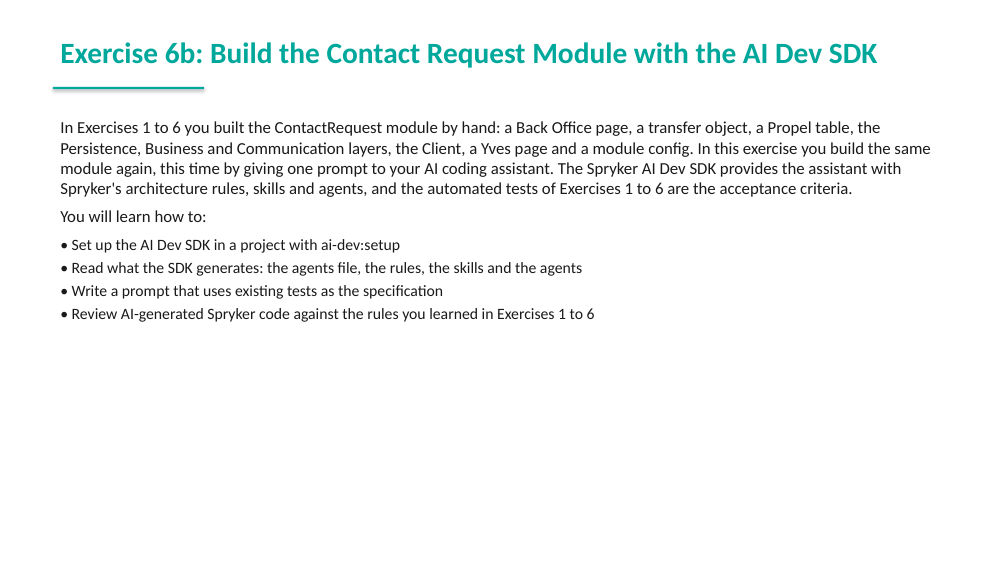
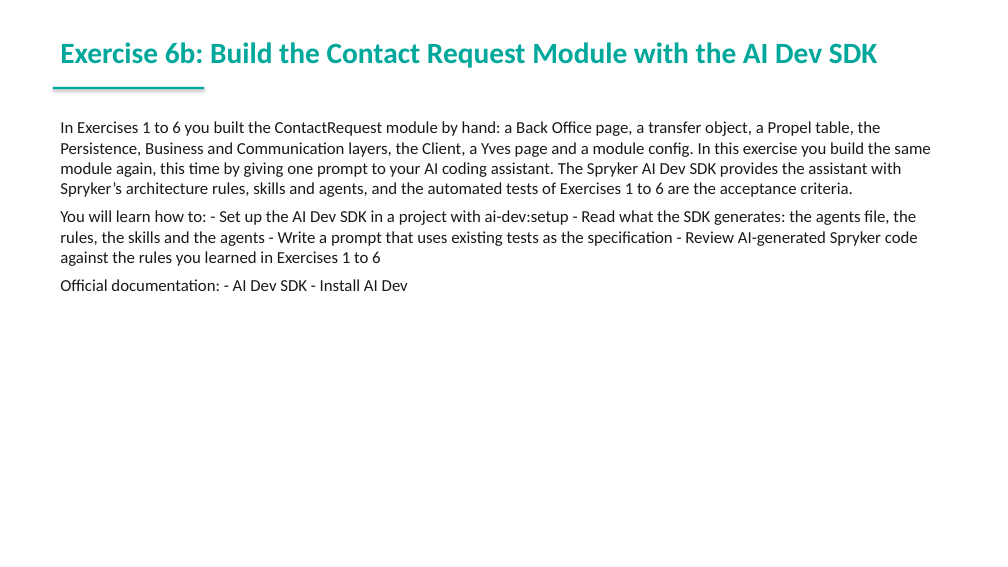
Before and after one commit to spryker-academy/instructor-exercises, a slide deck: slide 154 of guides-pptx/spryker-academy-fundamental.pptx (slide 144 before the commit). Drawn at 1008x567 pixels with LibreOffice and Linux fonts; fonts in the diff are those of the drawing. Boxes give left, top, right and bottom in pixels: in the first picture for what was removed or moved away, otherwise in the second. Text is boxed around its words. In the diff, an @@ line names an element or a change of style, - is before the commit and + after.

```diff
--- a/guides-pptx/spryker-academy-fundamental.pptx
+++ b/guides-pptx/spryker-academy-fundamental.pptx
@@ text at [60, 121, 930, 291]: text changed @@
-In Exercises 1 to 6 you built the ContactRequest module by hand: a Back Office page, a transfer object, a Propel table, the Persistence, Business and Communication layers, the Client, a Yves page and a module config. In this exercise you build the same module again, this time by giving one prompt to your AI coding assistant. The Spryker AI Dev SDK provides the assistant with Spryker's architecture rules, skills and agents, and the automated tests of Exercises 1 to 6 are the acceptance criteria.
-You will learn how to:
-• Set up the AI Dev SDK in a project with ai-dev:setup
-• Read what the SDK generates: the agents file, the rules, the skills and the agents
-• Write a prompt that uses existing tests as the specification
-• Review AI-generated Spryker code against the rules you learned in Exercises 1 to 6
+In Exercises 1 to 6 you built the ContactRequest module by hand: a Back Office page, a transfer object, a Propel table, the Persistence, Business and Communication layers, the Client, a Yves page and a module config. In this exercise you build the same module again, this time by giving one prompt to your AI coding assistant. The Spryker AI Dev SDK provides the assistant with Spryker’s architecture rules, skills and agents, and the automated tests of Exercises 1 to 6 are the acceptance criteria.
+You will learn how to: - Set up the AI Dev SDK in a project with ai-dev:setup - Read what the SDK generates: the agents file, the rules, the skills and the agents - Write a prompt that uses existing tests as the specification - Review AI-generated Spryker code against the rules you learned in Exercises 1 to 6
+Official documentation: - AI Dev SDK - Install AI Dev
```
Also in this commit, not shown: 74 other slides changed, 11 slides added, 3 slides removed, 16 other files.
